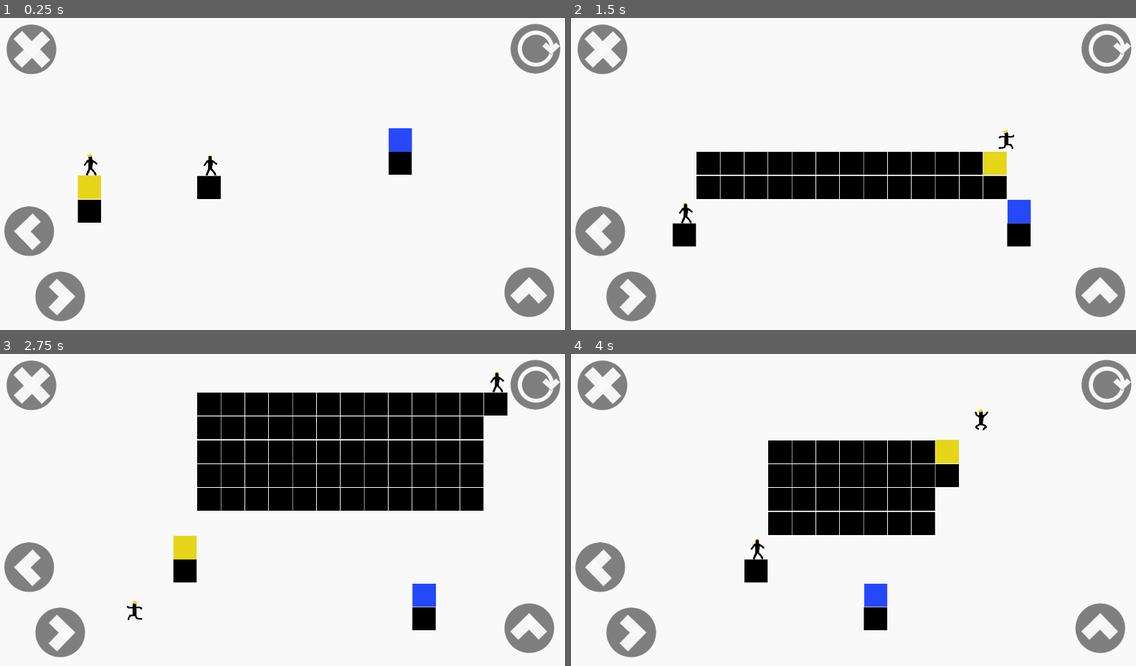
Above: before the commit, frames 1-4 (two rows, left to right).
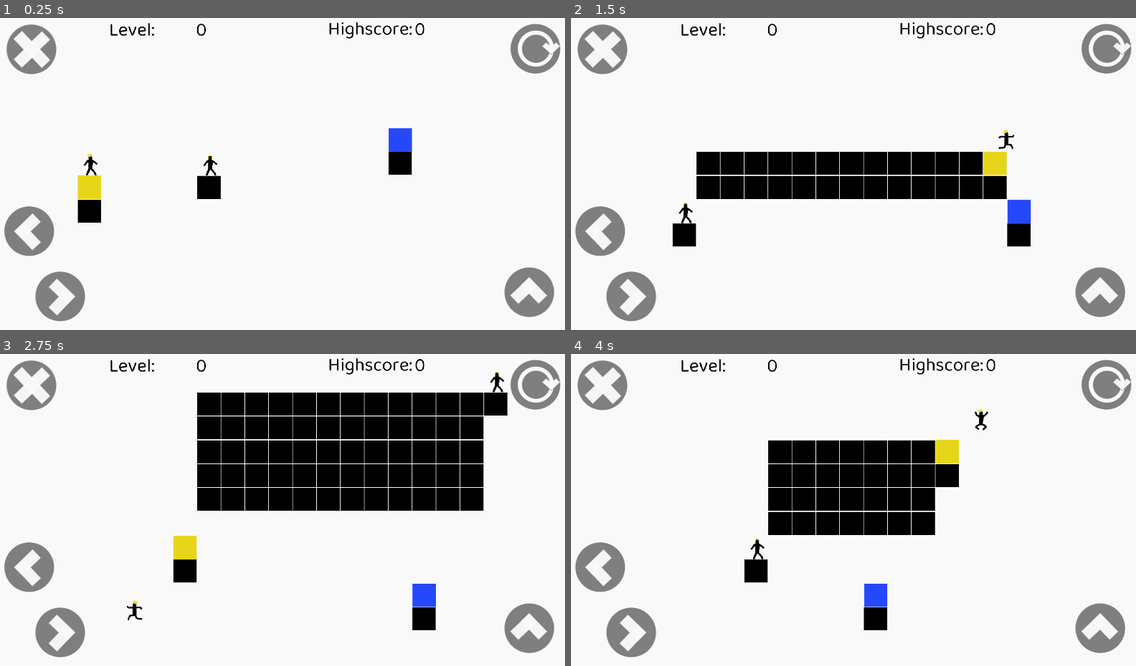
Above: after the commit, the same moments.

Repository: meburns/midas
Game: Godot game, scene res://src/levels/EndlessLevel.tscn
The game is run twice, just before and just after one commit, with the same random seed, the same clock (stepped at 60 frames per second) and the same inputs. This scene is started directly instead of the project's main scene.
Inputs:
- Up to frame 1 (0.25 s): no input
- Up to frame 2 (1.5 s): tap Enter (ui_accept) at 0.5 s; hold Right (move_right) from 0.53 s (still down); tap R (refresh) at 0.6, 1.35 s; tap Space (jump) at 0.77 s
- Up to frame 3 (2.75 s): tap Space (jump) at 1.52 s; release Right (move_right) at 2.03 s; hold A (move_left) from 2.03 s (still down); tap R (refresh) at 2.1 s
- Up to frame 4 (4 s): release A (move_left) at 2.78 s; hold Right (move_right) from 2.78 s (still down); tap R (refresh) at 2.85, 3.6 s; tap Space (jump) at 3.02, 3.77 s

The runs differ from the first frame. In frame 1, 0.4% of the frame differs, in the area x 19-76%, y 1-7%; in frame 2, 0.4%; in frame 3, 0.4%; in frame 4, 0.4%.

Commit message:
Add endless level and highscore labels

Diff:
--- a/src/levels/EndlessLevel.gd
+++ b/src/levels/EndlessLevel.gd
@@ -21,6 +21,8 @@
 	arr = _find_path(arr)
 	#arr = _randomize_array(arr)
 	_fill_array(arr)
+	$Highscore.text = str(Database.get_endless_highscore())
+	$CurrentLevel.text = str(Database.get_endless_level())
 
 
 func get_next_level() -> void:
@@ -29,6 +31,8 @@
 	var current_highscore = Database.get_endless_highscore()
 	if current_highscore < current_level:
 		Database.set_endless_highscore(current_level)
+	$Highscore.text = str(Database.get_endless_highscore())
+	$CurrentLevel.text = str(Database.get_endless_level())
 	get_tree().reload_current_scene()
 
 
--- a/src/levels/EndlessLevel.tscn
+++ b/src/levels/EndlessLevel.tscn
@@ -1,5 +1,6 @@
-[gd_scene load_steps=3 format=2]
+[gd_scene load_steps=4 format=2]
 
+[ext_resource path="res://assets/fonts/Baloo_Bhaina_2/normal_font.tres" type="DynamicFont" id=1]
 [ext_resource path="res://src/levels/EndlessLevel.gd" type="Script" id=3]
 [ext_resource path="res://src/Outside.tscn" type="PackedScene" id=5]
 
@@ -12,3 +13,49 @@
 
 [node name="Outside" parent="." instance=ExtResource( 5 )]
 position = Vector2( 870.142, -78 )
+
+[node name="HighscoreLabel" type="Label" parent="."]
+margin_left = 1116.76
+margin_top = 15.4543
+margin_right = 1399.76
+margin_bottom = 141.454
+custom_fonts/font = ExtResource( 1 )
+custom_colors/font_color = Color( 0, 0, 0, 1 )
+text = "Highscore:"
+__meta__ = {
+"_edit_use_anchors_": false
+}
+
+[node name="Highscore" type="Label" parent="."]
+margin_left = 1407.34
+margin_top = 15.6935
+margin_right = 1515.34
+margin_bottom = 141.693
+custom_fonts/font = ExtResource( 1 )
+custom_colors/font_color = Color( 0, 0, 0, 1 )
+__meta__ = {
+"_edit_use_anchors_": false
+}
+
+[node name="CurrentLevelLabel" type="Label" parent="."]
+margin_left = 384.161
+margin_top = 17.9719
+margin_right = 667.161
+margin_bottom = 143.972
+custom_fonts/font = ExtResource( 1 )
+custom_colors/font_color = Color( 0, 0, 0, 1 )
+text = "Level:"
+__meta__ = {
+"_edit_use_anchors_": false
+}
+
+[node name="CurrentLevel" type="Label" parent="."]
+margin_left = 674.735
+margin_top = 18.211
+margin_right = 782.735
+margin_bottom = 144.211
+custom_fonts/font = ExtResource( 1 )
+custom_colors/font_color = Color( 0, 0, 0, 1 )
+__meta__ = {
+"_edit_use_anchors_": false
+}
